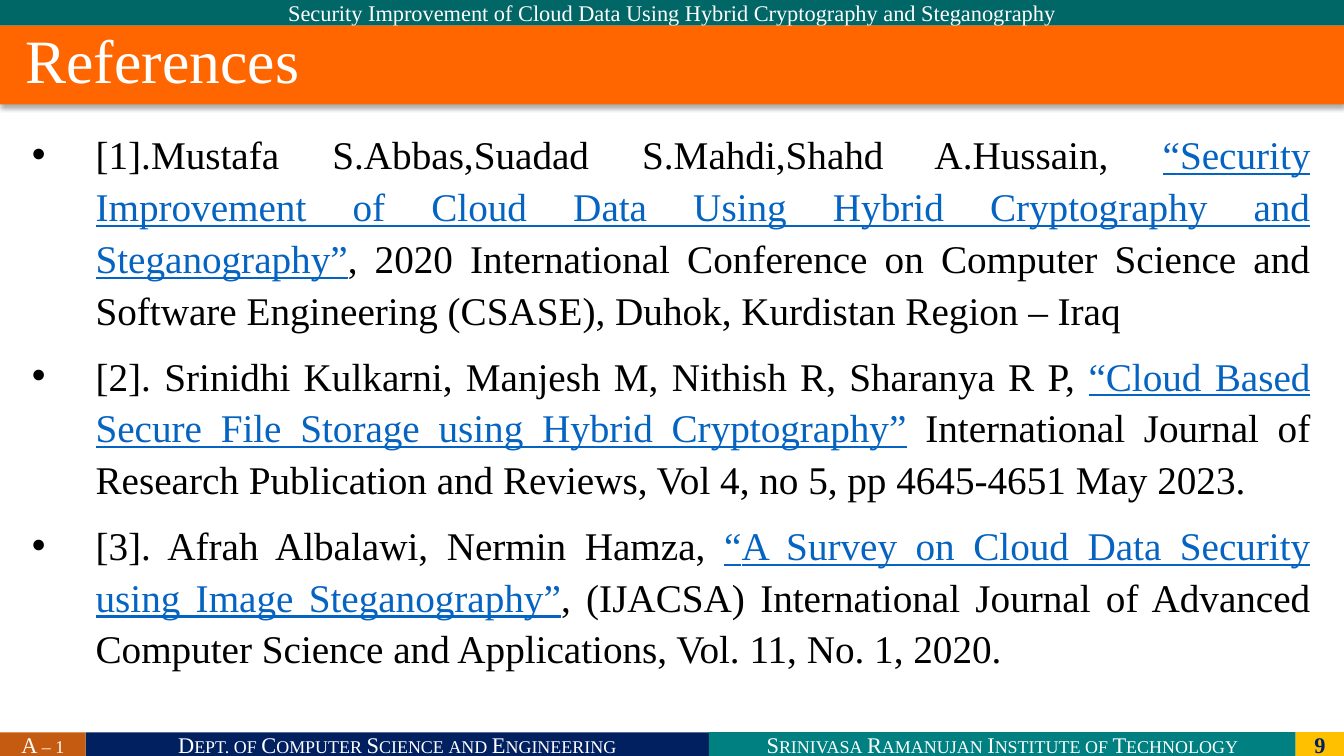
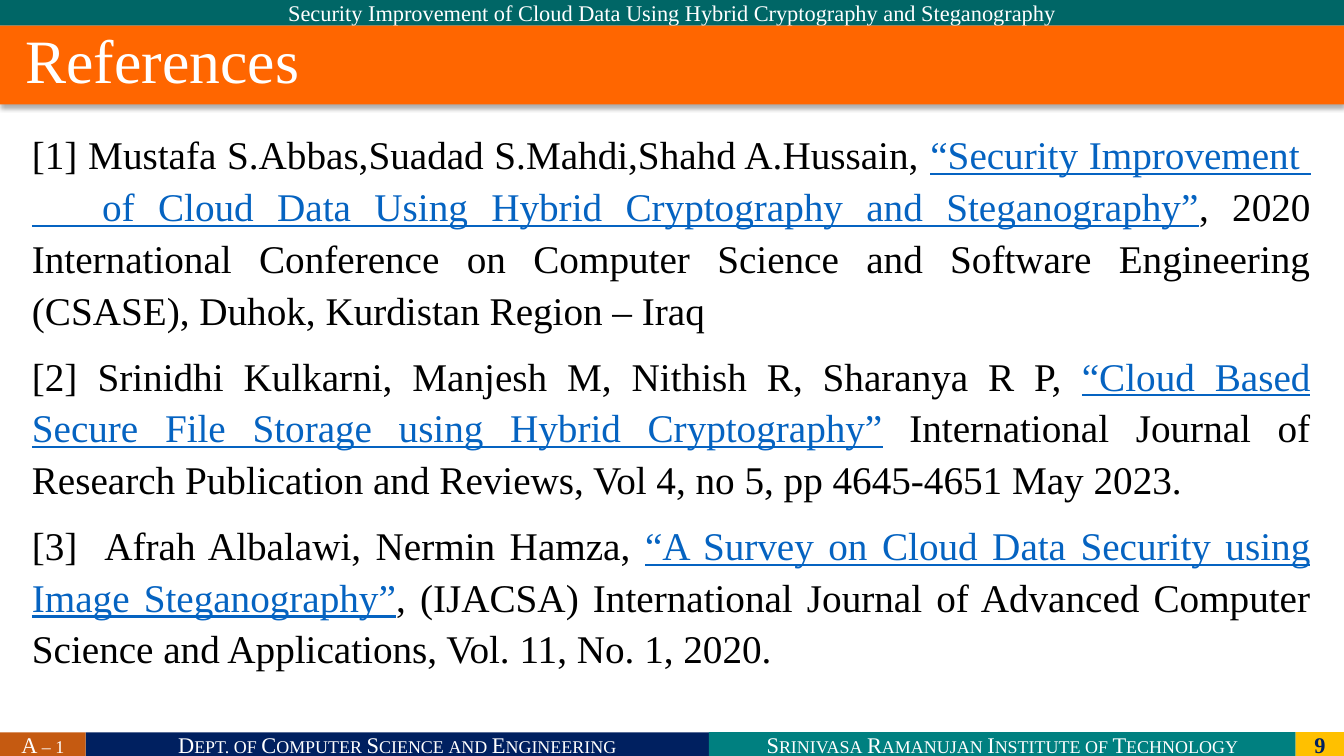
Before and after one commit to SRIT-CSE/SAFE-SHARING-ACESS-CONTROL-FOR-CLOUD-STORED-DATA, a slide deck: slide 9 of bhavana-522/Batch-A1-2024(2).pptx. Drawn at 1344x756 pixels with LibreOffice and Linux fonts; fonts in the diff are those of the drawing; background and template pictures are left out. Boxes give left, top, right and bottom in pixels: in the first picture for what was removed or moved away, otherwise in the second. Text is boxed around its words. In the diff, an @@ line names an element or a change of style, - is before the commit and + after.

Commit message:
References updated need to update literature survey.

```diff
--- a/bhavana-522/Batch-A1-2024(2).pptx
+++ b/bhavana-522/Batch-A1-2024(2).pptx
@@ text at (x1=32, y1=141, x2=1311, y2=671): text changed @@
-• [1].Mustafa S.Abbas,Suadad S.Mahdi,Shahd A.Hussain, “Security Improvement of Cloud Data Using Hybrid Cryptography and Steganography”, 2020 International Conference on Computer Science and Software Engineering (CSASE), Duhok, Kurdistan Region – Iraq
-• [2]. Srinidhi Kulkarni, Manjesh M, Nithish R, Sharanya R P, “Cloud Based Secure File Storage using Hybrid Cryptography” International Journal of Research Publication and Reviews, Vol 4, no 5, pp 4645-4651 May 2023.
-• [3]. Afrah Albalawi, Nermin Hamza, “A Survey on Cloud Data Security using Image Steganography”, (IJACSA) International Journal of Advanced Computer Science and Applications, Vol. 11, No. 1, 2020.
+[1] Mustafa S.Abbas,Suadad S.Mahdi,Shahd A.Hussain, “Security Improvement of Cloud Data Using Hybrid Cryptography and Steganography”, 2020 International Conference on Computer Science and Software Engineering (CSASE), Duhok, Kurdistan Region – Iraq
+[2] Srinidhi Kulkarni, Manjesh M, Nithish R, Sharanya R P, “Cloud Based Secure File Storage using Hybrid Cryptography” International Journal of Research Publication and Reviews, Vol 4, no 5, pp 4645-4651 May 2023.
+[3] Afrah Albalawi, Nermin Hamza, “A Survey on Cloud Data Security using Image Steganography”, (IJACSA) International Journal of Advanced Computer Science and Applications, Vol. 11, No. 1, 2020.
```
Also in this commit, not shown: 4 other slides changed.
